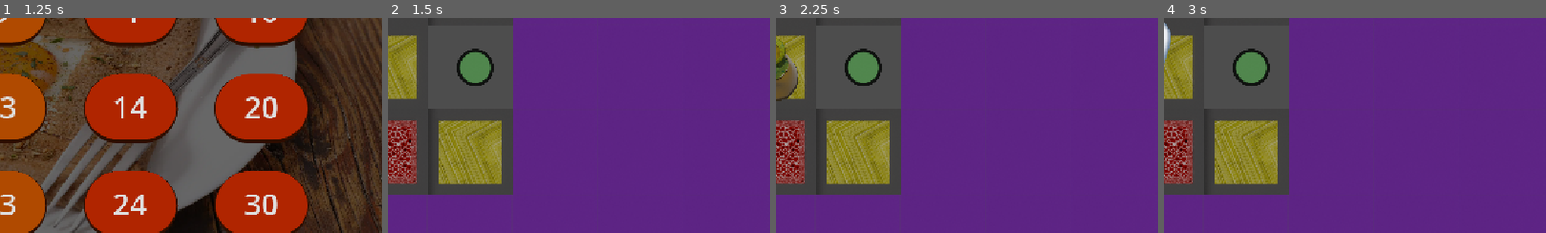
Above: before the commit, frames 1-4 (left to right).
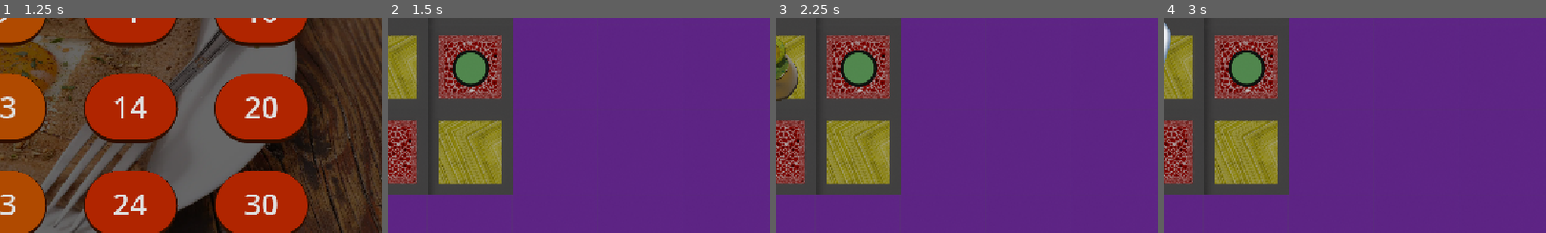
Above: after the commit, the same moments.

Repository: Crizomb/TrucMhajong
Game: Godot game, scene res://scenes/menus/main_menu.tscn
The game is run twice, just before and just after one commit, with the same random seed, the same clock (stepped at 60 frames per second) and the same inputs.
Inputs:
- Up to frame 1 (1.25 s): click "Start" at 0.5 s
- Up to frame 2 (1.5 s): click "1" at 1.25 s
- Up to frame 3 (2.25 s): tap Enter at 2 s; hold D (Right) from 2.03 s (still down); tap K (MaSuperActionDeTest) at 2.1 s
- Up to frame 4 (3 s): tap R (Restart) at 2.75 s; release D (Right) at 2.78 s; hold S (Down) from 2.78 s (still down); tap L (RespectToAdam) at 2.85 s
The pictures show only the part of the screen within x 50-100%, y 38-88%; the shares and areas given below are measured in that part.

Frame 1 is identical in both runs. In frame 2, 4.5% of the frame differs, in the area x 10-30%, y 3-43%; in frame 3, 4.5%; in frame 4, 4.5%.

Commit message:
Test

Diff:
--- a/scenes/Niveaux/niveau1.tscn
+++ b/scenes/Niveaux/niveau1.tscn
@@ -38,7 +38,7 @@
 [node name="Node2D2" type="Node2D" unique_id=1947861403]
 
 [node name="TileMapLayer" type="TileMapLayer" parent="." unique_id=1119246778]
-tile_map_data = PackedByteArray("AAAAAAAAAAAEAAEAAAABAP//AAA …(720 unchanged characters)… BAAEAAAD+/wIAAAABAAEAAAD9/wIAAAABAAEAAAA=")
+tile_map_data = PackedByteArray("AAAAAAAAAAAEAAEAAAABAP//AAA …(720 unchanged characters)… BAAEAAAD+/wIAAAABAAEAAAD9/wIAAAABAAEAAAACAAAAAAADAAAAAAA=")
 tile_set = SubResource("TileSet_xkn4h")
 script = ExtResource("2_58t8e")
 
@@ -46,7 +46,7 @@
 position = Vector2(196, 66)
 
 [node name="Crepiere" parent="." unique_id=949437595 instance=ExtResource("9_ciu0c")]
-position = Vector2(327, 60)
+position = Vector2(320, 61)
 rotation = 5.270164e-05
 
 [node name="Player" parent="." unique_id=1962365068 instance=ExtResource("7_5juys")]
